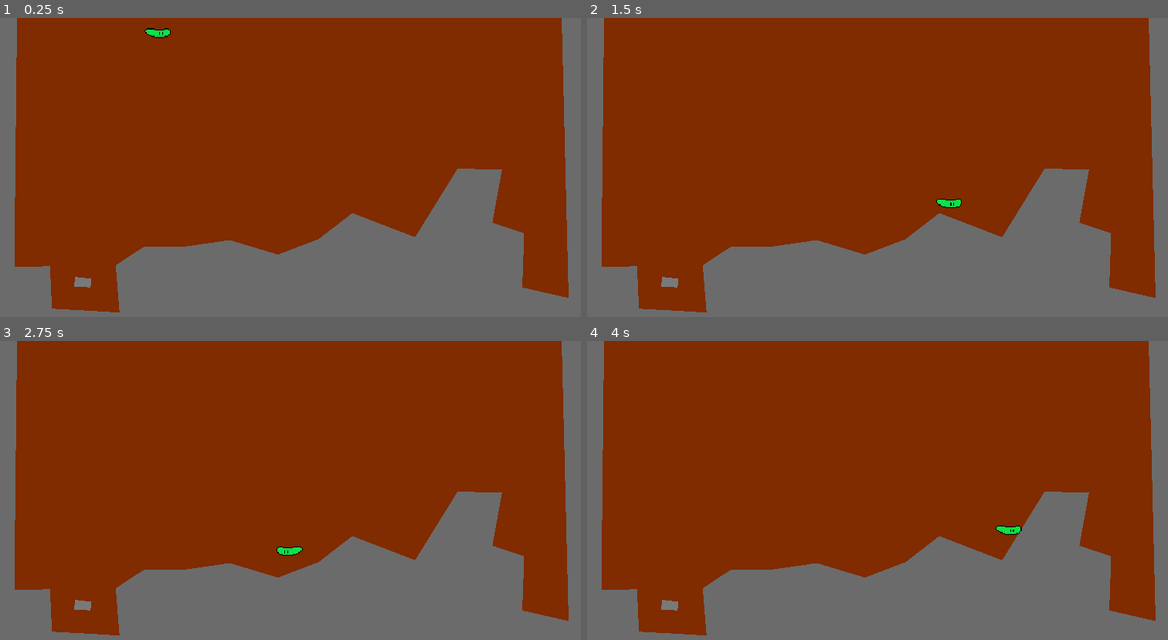
Above: before the commit, frames 1-4 (two rows, left to right).
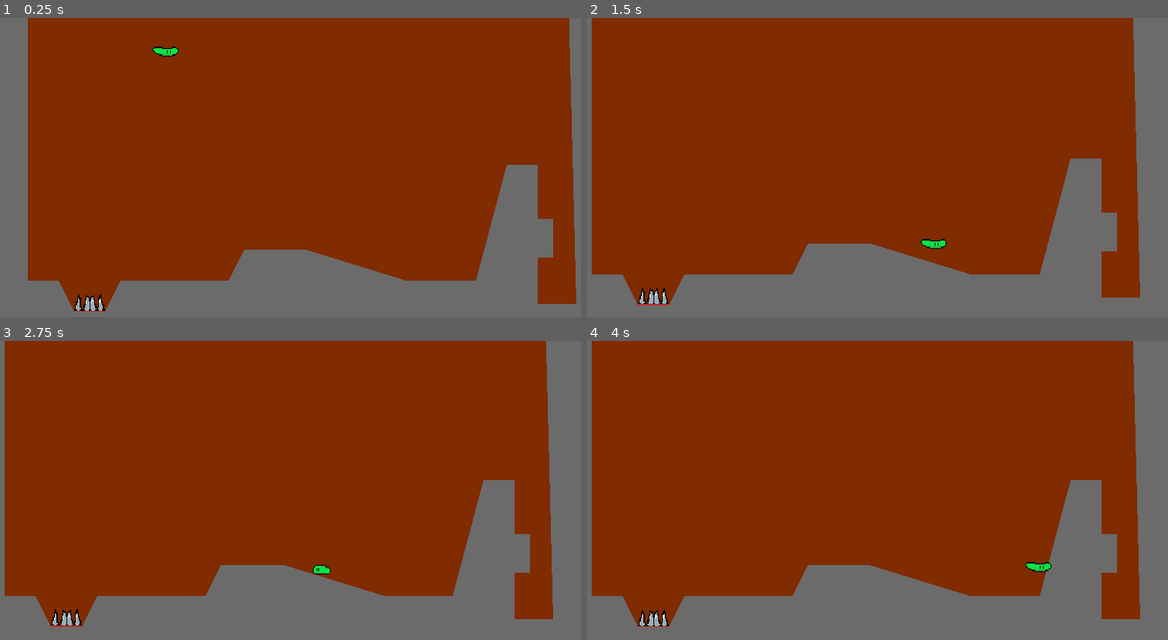
Above: after the commit, the same moments.

Repository: bruhmoment0987654321/TSSANDTLB_Godot
Game: Godot game, scene res://World/world.tscn
Same seed, same stepped clock (60 frames per second), same inputs: the game is played once before the commit and once after it.
Inputs:
- Up to frame 1 (0.25 s): no input
- Up to frame 2 (1.5 s): hold J (run) 0.53-1.28 s; hold D (right) from 0.53 s (still down); tap K (dash) at 0.6 s; tap Space (jump) at 0.77, 1.07 s; tap J (run) at 1.35 s
- Up to frame 3 (2.75 s): tap Space (jump) at 1.52, 1.55, 1.82, 2.1 s; release D (right) at 2.03 s; hold A (left) from 2.03 s (still down); tap K (dash) at 2.3 s
- Up to frame 4 (4 s): release A (left) at 2.78 s; hold D (right) from 2.78 s (still down); tap K (dash) at 2.85 s; tap Space (jump) at 3.02, 3.32, 3.77, 3.8 s; tap J (run) at 3.05 s; hold J (run) from 3.53 s (still down)

The runs differ from the first frame. In frame 1, 15% of the frame differs, in the area x 2-100%, y 0-99%; in frame 2, 13%; in frame 3, 13%; in frame 4, 13%.

Commit message:
finishing dash and adding camera

Diff:
--- /dev/null
+++ b/Hazards/Scenes/spike.tscn
@@ -0,0 +1,9 @@
+[gd_scene load_steps=2 format=3 uid="uid://b68lvx2qgm7fs"]
+
+[ext_resource type="Texture2D" uid="uid://cryiqdajekgdv" path="res://Hazards/Sprites/spike.png" id="1_n8oof"]
+
+[node name="Spike" type="Node2D"]
+
+[node name="Sprite2D" type="Sprite2D" parent="."]
+position = Vector2(0, -16)
+texture = ExtResource("1_n8oof")
--- a/Player/PlayerMovementData.gd
+++ b/Player/PlayerMovementData.gd
@@ -5,6 +5,7 @@
 @export var friction = 1000
 @export var jump_velocity = -260
 @export var gravity_scale = 1.0
+@export var gravity_acceleration = 1.1
 @export var air_resistance = 200
 @export var run_multiplier = 1.6
 @export var running = false
--- a/Player/Slime_Player/DefaultSlimeMovementData.tres
+++ b/Player/Slime_Player/DefaultSlimeMovementData.tres
@@ -7,8 +7,9 @@
 hspeed = 150
 acceleration = 1800
 friction = 1000
-jump_velocity = -260
+jump_velocity = -290
 gravity_scale = 1.0
+gravity_acceleration = 1.1
 air_resistance = 300
 run_multiplier = 1.6
 running = true
--- a/Player/Slime_Player/Scenes/slime_player.tscn
+++ b/Player/Slime_Player/Scenes/slime_player.tscn
@@ -101,6 +101,9 @@
 floor_snap_length = 3.0
 script = ExtResource("1_7se2o")
 movement_data = ExtResource("2_jaxuj")
+camera_look_offset = Vector2(20, 20)
+dash_distance = 50
+dash_color_running_out = Color(0.486275, 0.486275, 0.486275, 1)
 
 [node name="CollisionShape2D" type="CollisionShape2D" parent="."]
 position = Vector2(0, -4.5)
@@ -117,3 +120,9 @@
 
 [node name="DashTimer" type="Timer" parent="."]
 one_shot = true
+
+[node name="Camera2D" type="Camera2D" parent="."]
+position = Vector2(-2, -62)
+
+[node name="LookTimer" type="Timer" parent="."]
+one_shot = true
--- a/Player/Slime_Player/Scripts/slime_player.gd
+++ b/Player/Slime_Player/Scripts/slime_player.gd
@@ -6,6 +6,12 @@
 @onready var animated_sprite_2d = $AnimatedSprite2D
 @onready var coyote_jump_timer = $CoyoteJumpTimer
 @onready var dash_timer = $DashTimer
+@onready var camera = $Camera2D
+@onready var look_timer = $LookTimer
+#camera variables
+@export_group("Camera")
+@export var look_timer_amount = 5
+@export var camera_look_offset = Vector2(10,10)
 #slime player state
 enum STATE{NORMAL,DASH,DEAD}
 var player_state = STATE.NORMAL
@@ -17,11 +23,13 @@
 @export var dash_distance = 60
 @export var dash_time = 0.2
 @export var max_dash_amount = 2
+@export var dash_color_running_out = Color.WHITE
 var dash_amount = max_dash_amount
 var dash_direction = Vector2() #get direciton we'll dash in
 var dashsp = 0
 
 func _physics_process(delta):
+	handle_camera()
 	if player_state == STATE.NORMAL:
 		apply_gravity(delta)
 		handle_jump()
@@ -39,25 +47,33 @@
 
 	if player_state == STATE.DASH:
 		if dash_timer.time_left > 0.0:
-			velocity = dash_direction*dashsp
+			is_dashing()
 		else:
-			dash_amount -= 1
-			player_state = STATE.NORMAL
+			ending_dash()
 		move_and_slide()
+	if player_state == STATE.DEAD:
+		pass
+
+func handle_camera():
+	pass
 
 func apply_gravity(delta):
-	if not is_on_floor():
+	if not is_on_floor() and velocity.y < 0:
 		velocity.y += gravity* movement_data.gravity_scale * delta
+	else:
+		velocity.y += gravity* movement_data.gravity_scale*movement_data.gravity_acceleration * delta
 
 func handle_jump():
 	if is_on_floor() or coyote_jump_timer.time_left > 0.0:
 		if Input.is_action_just_pressed("jump"):
 			velocity.y = movement_data.jump_velocity
-	if not is_on_floor():
+	elif not is_on_floor():
 		if Input.is_action_just_released("jump") and velocity.y < movement_data.jump_velocity/3:
 			velocity.y = movement_data.jump_velocity/3
 
 func handle_dash():
+	if is_on_floor() and dash_amount < max_dash_amount:
+		dash_amount = max_dash_amount
 	if Input.is_action_just_pressed("dash") and dash_amount > 0:
 		dash_direction = get_dir_from_input()
 		dashsp = dash_distance/dash_time
@@ -80,11 +96,21 @@
 	if input_axis == 0 and not is_on_floor():
 		velocity.x = move_toward(velocity.x,0,movement_data.air_resistance*delta)
 
+func is_dashing():
+	velocity = dash_direction*dashsp
+	if is_on_floor() and Input.is_action_just_pressed("jump"):
+		velocity.y = movement_data.jump_velocity
+		ending_dash()
+
+func ending_dash():
+	dash_amount -= 1
+	player_state = STATE.NORMAL
+
 func update_animation(input_axis):
-	if dash_amount < 0:
-		animated_sprite_2d.modulate = Color(255,138,255)
+	if dash_amount == 0:
+		animated_sprite_2d.modulate = dash_color_running_out
 	else:
-		animated_sprite_2d.modulate= Color.WHITE
+		animated_sprite_2d.modulate = Color.WHITE
 	if input_axis :
 		animated_sprite_2d.flip_h = (input_axis < 0)
 		animated_sprite_2d.play("walk")
@@ -102,7 +128,6 @@
 	move_dir.y = Input.get_action_strength("down") - Input.get_action_strength("up")
 
 	move_dir = move_dir.limit_length(1)
-
 	if move_dir == Vector2(0,0):
 		if animated_sprite_2d.flip_h:
 			move_dir.x = -1
--- a/World/world.gd
+++ b/World/world.gd
@@ -3,11 +3,17 @@
 @onready var collision_polygon2D = $"The World/CollisionPolygon2D"
 @onready var polygon2D = $"The World/CollisionPolygon2D/Polygon2D"
 
-#floating block
-@onready var collision_polygon2D2 = $Block/CollisionPolygon2D
-@onready var polygon2D2 = $Block/CollisionPolygon2D/Polygon2D
+@onready var camera = $Slime_player/Camera2D
+@export_group("Camera Limit")
+@export var left = -8
+@export var right = 656
+@export var top = -16
+@export var bottom = 376
 @export var Background = Color.BLACK
 func _ready():
+	camera.limit_top = top
+	camera.limit_bottom = bottom
+	camera.limit_left = left
+	camera.limit_right = right
 	RenderingServer.set_default_clear_color(Background)
 	polygon2D.polygon = collision_polygon2D.polygon
-	polygon2D2.polygon = collision_polygon2D2.polygon
--- a/World/world.tscn
+++ b/World/world.tscn
@@ -1,7 +1,8 @@
-[gd_scene load_steps=3 format=3 uid="uid://c3h8u55rgcwii"]
+[gd_scene load_steps=4 format=3 uid="uid://c3h8u55rgcwii"]
 
 [ext_resource type="Script" path="res://World/world.gd" id="1_oim1w"]
 [ext_resource type="PackedScene" uid="uid://4umvkjl17kdk" path="res://Player/Slime_Player/Scenes/slime_player.tscn" id="2_sg834"]
+[ext_resource type="PackedScene" uid="uid://b68lvx2qgm7fs" path="res://Hazards/Scenes/spike.tscn" id="3_s4s3y"]
 
 [node name="World" type="Node2D"]
 script = ExtResource("1_oim1w")
@@ -11,7 +12,7 @@
 
 [node name="CollisionPolygon2D" type="CollisionPolygon2D" parent="The World"]
 position = Vector2(0, 24)
-polygon = PackedVector2Array(-8, -35, -7, 348, 657, 351, 654, -52, 592, -56, 600, 266, 552, 255, 554, 199, 521, 188, 531, 133, 485, 132, 441, 203, 376, 178, 341, 205, 299, 221, 249, 206, 201, 213, 160, 213, 131, 232, 135, 281, 102, 279, 65, 277, 63, 233, 26, 234, 29, -38)
+polygon = PackedVector2Array(32, -24, 32, 232, 64, 232, 80, 264, 112, 264, 128, 232, 240, 232, 256, 200, 320, 200, 424, 232, 496, 232, 528, 112, 560, 112, 560, 168, 576, 168, 576, 208, 560, 208, 560, 256, 600, 256, 592, -56, 656, -56, 656, 352, -8, 352, -16, -48, 32, -48)
 
 [node name="Polygon2D" type="Polygon2D" parent="The World/CollisionPolygon2D"]
 color = Color(0.419608, 0.419608, 0.419608, 1)
@@ -19,11 +20,5 @@
 [node name="Slime_player" parent="." instance=ExtResource("2_sg834")]
 position = Vector2(175, -9)
 
-[node name="Block" type="StaticBody2D" parent="."]
-
-[node name="CollisionPolygon2D" type="CollisionPolygon2D" parent="Block"]
-position = Vector2(-39, 182)
-polygon = PackedVector2Array(128, 86, 127, 96, 144, 97, 145, 88)
-
-[node name="Polygon2D" type="Polygon2D" parent="Block/CollisionPolygon2D"]
-color = Color(0.47451, 0.47451, 0.47451, 1)
+[node name="Spike" parent="." instance=ExtResource("3_s4s3y")]
+position = Vector2(96, 288)
Binary file added: Hazards/Sprites/spike.png
Not shown, added: Hazards/Sprites/spike.png.import
Not shown, added: export_presets.cfg
